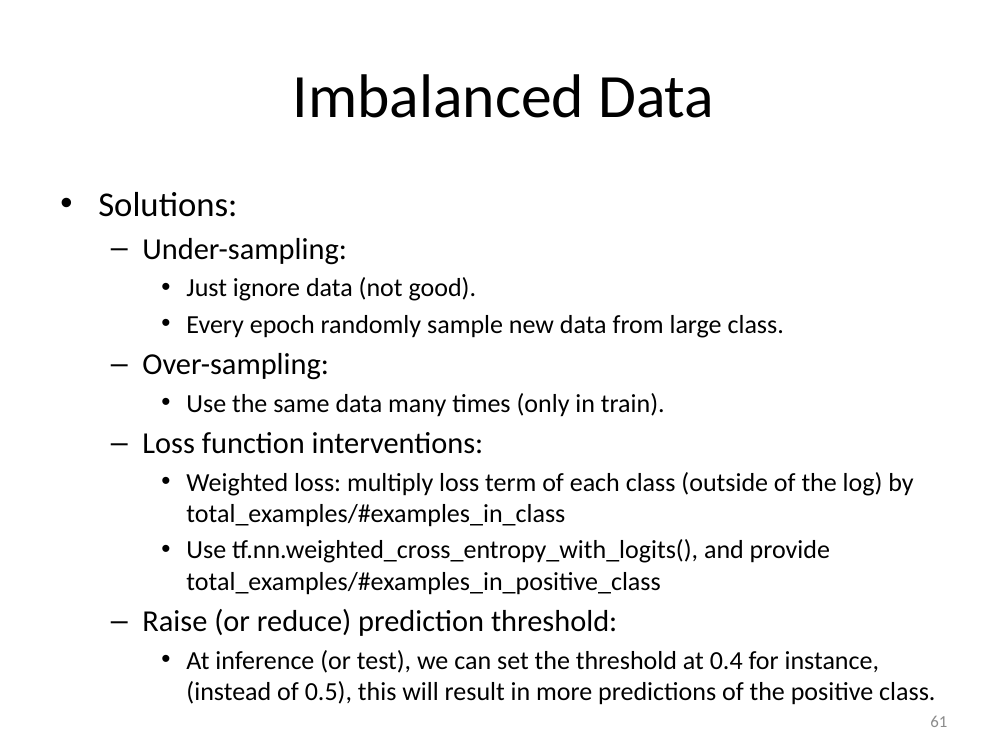
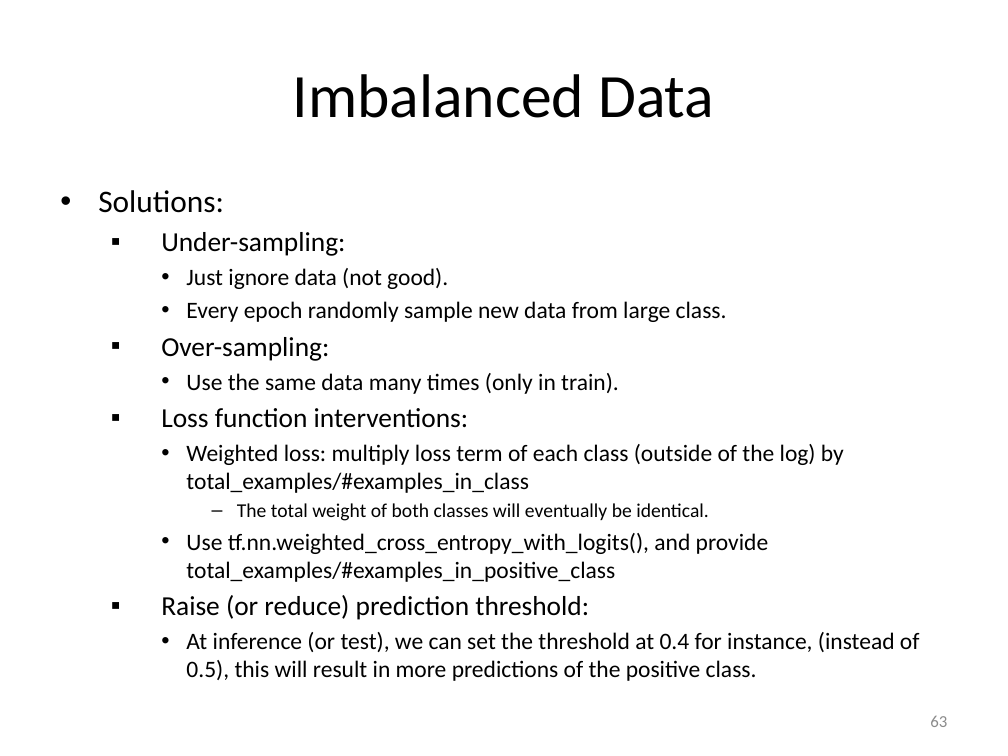
Before and after one commit to kggold4/computer-science-B.Sc-materials, a slide deck: slide 63 of year 3/Deep learning and Natural Language Processing/Lectures/5-Linear and Logistic Regression.pptx (slide 61 before the commit). Drawn at 1008x756 pixels with LibreOffice and Linux fonts; fonts in the diff are those of the drawing. Boxes give left, top, right and bottom in pixels: in the first picture for what was removed or moved away, otherwise in the second. Text is boxed around its words. In the diff, an @@ line names an element or a change of style, - is before the commit and + after.

```diff
--- a/year 3/Deep learning and Natural Language Processing/Lectures/5-Linear and Logistic Regression.pptx
+++ b/year 3/Deep learning and Natural Language Processing/Lectures/5-Linear and Logistic Regression.pptx
@@ text at <box>98,190,920,681</box>: size 24.8 to 22.4 pt in "Solutions:"; size 21.7 to 19.6 pt in "Under-sampling:", "Over-sampling:", "Loss function interventions:", "Raise (or reduce) prediction threshold:"; size 18.6 to 16.8 pt in "Just ignore data (not good).", "Every epoch randomly sample new data from ...", "Use the same data many times (only ...", "Weighted loss: multiply loss term of each ..." and 2 more places; bullet – to ▪ @@
@@ text at <box>237,503,709,521</box>: paragraph added @@
+      – The total weight of both classes will eventually be identical.
@@ page number at <box>930,716,947,727</box>: text changed @@
-61
+63
```
Also in this commit, not shown: 22 other slides changed, 2 slides added, 5 other files.
